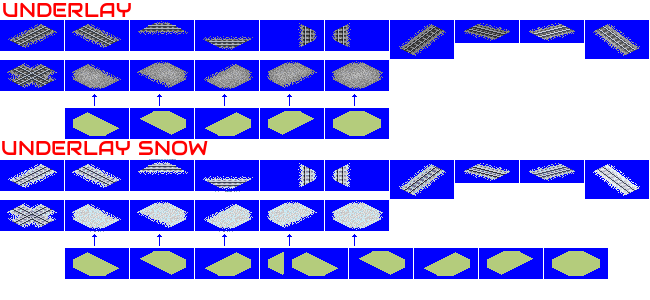
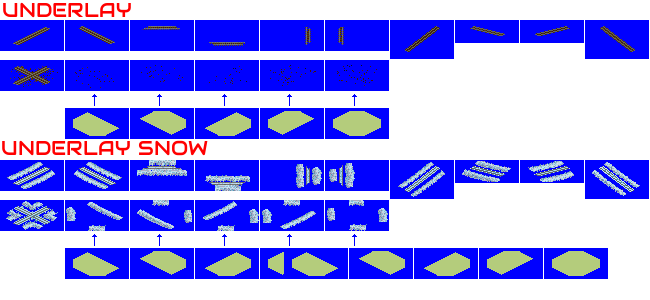
Before/after of a (650, 300) layered artwork. What changed in the layer stack:
renamed "HighSpeed" to "RAVE", hid it over [6, 21, 640, 231]
removed layer "UNDERLAY NORMAL" over [7, 21, 640, 90]
removed layer "UNDERLAY SNOW" over [6, 159, 640, 232]
added layer "FEVE" above "UNDERLAY SNOW TEXT" over [6, 21, 640, 232]
